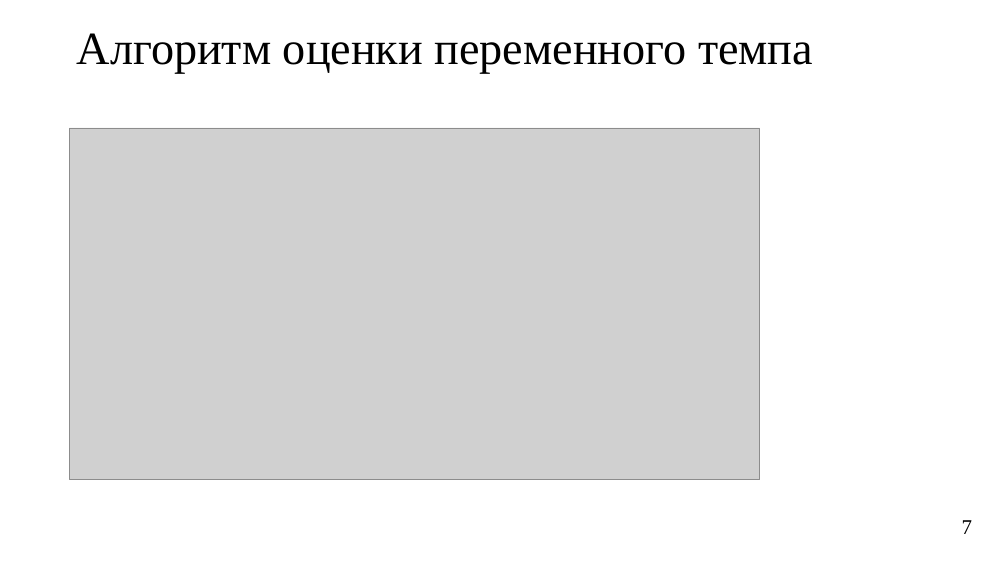
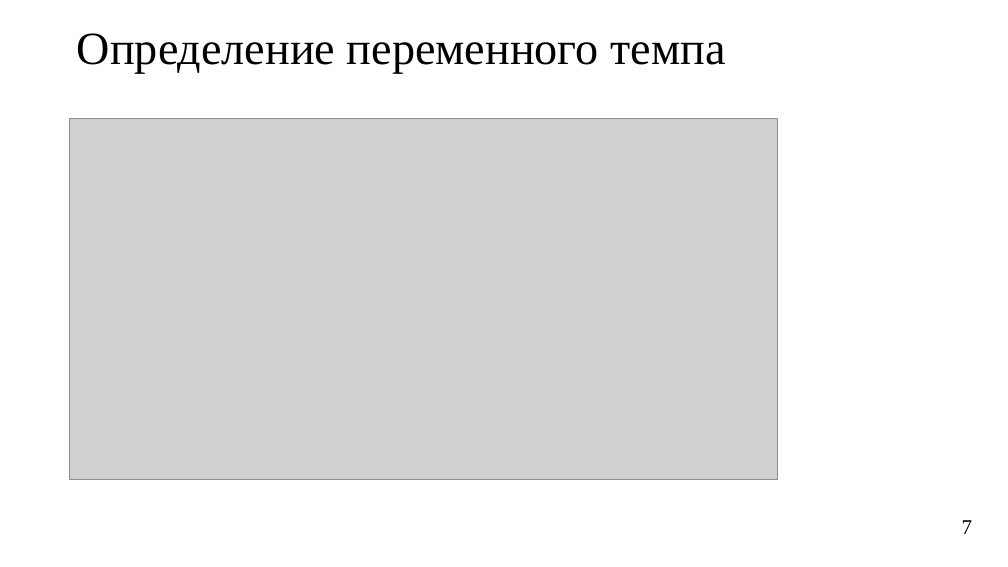
Before and after one commit to aavortep/bachelor_diploma, a slide deck: slide 7 of docs/presentation.pptx. Drawn at 1008x567 pixels with LibreOffice and Linux fonts; fonts in the diff are those of the drawing; grey boxes stand for pictures. Boxes give left, top, right and bottom in pixels: in the first picture for what was removed or moved away, otherwise in the second. Text is boxed around its words. In the diff, an @@ line names an element or a change of style, - is before the commit and + after.

```diff
--- a/docs/presentation.pptx
+++ b/docs/presentation.pptx
@@ title at [77,33,725,73]: text changed @@
-Алгоритм оценки переменного темпа
+Определение переменного темпа
@@ picture: place and size @@
-picture at [70,128,760,479]
+picture at [70,118,777,479]
```
Also in this commit, not shown: 4 other slides changed, 28 other files.
